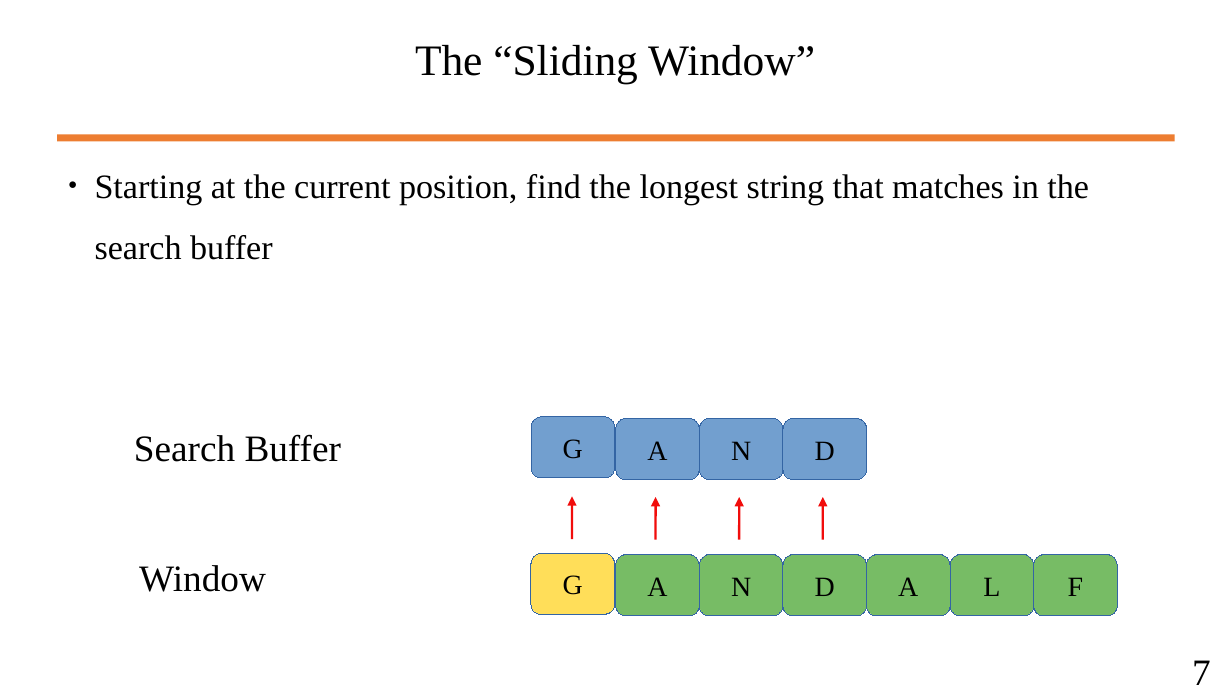
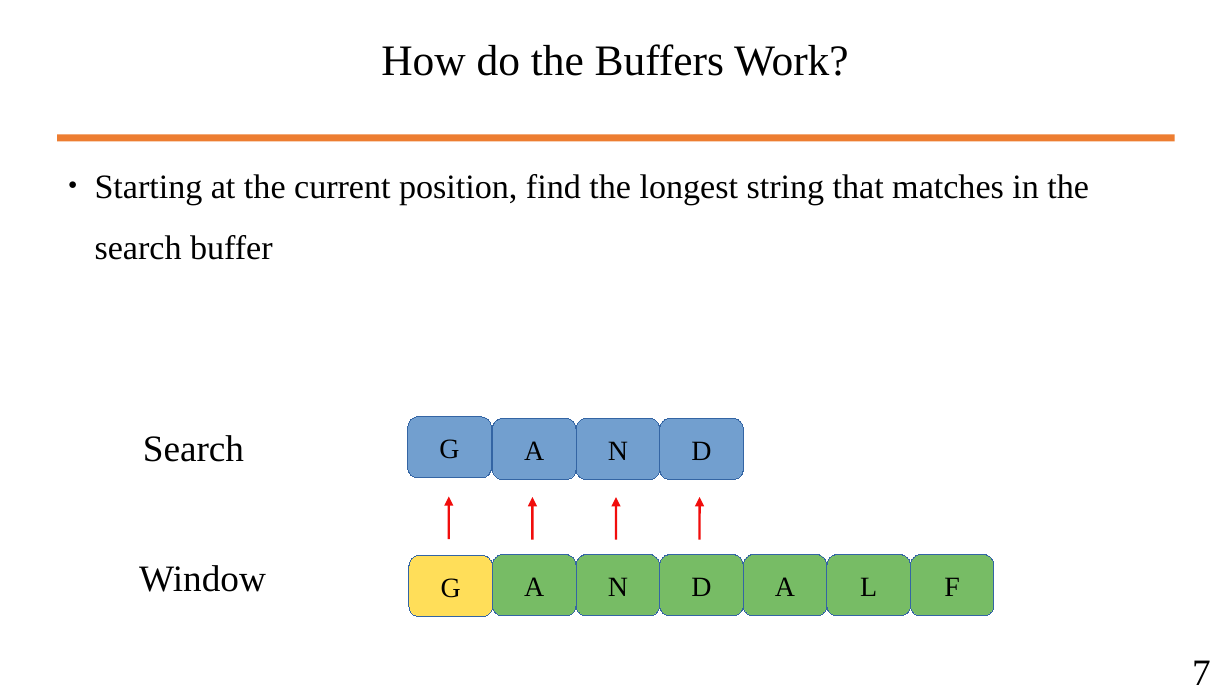
Before and after one commit to wbuz24/undergrad-repo, a slide deck: slide 8 of S24/cs494/notes/LZ77.pptx. Drawn at 1232x693 pixels with LibreOffice and Linux fonts; fonts in the diff are those of the drawing. Boxes give left, top, right and bottom in pixels: in the first picture for what was removed or moved away, otherwise in the second. Text is boxed around its words. In the diff, an @@ line names an element or a change of style, - is before the commit and + after.

```diff
--- a/S24/cs494/notes/LZ77.pptx
+++ b/S24/cs494/notes/LZ77.pptx
@@ text at (x1=381, y1=44, x2=849, y2=76): text changed @@
-The “Sliding Window”
+How do the Buffers Work?
@@ text at (x1=143, y1=435, x2=244, y2=462): text changed @@
-Search Buffer
+Search
@@ 10 rounded rectangles, 4 arrows moved together from (x1=531, y1=417, x2=1118, y2=616) to (x1=408, y1=417, x2=995, y2=616) @@
@@ rounded rectangle "G" moved from (x1=531, y1=553, x2=615, y2=615) to (x1=409, y1=556, x2=493, y2=617) @@
```
Also in this commit, not shown: 3 other slides changed, 7 slides added, 5 other files.
